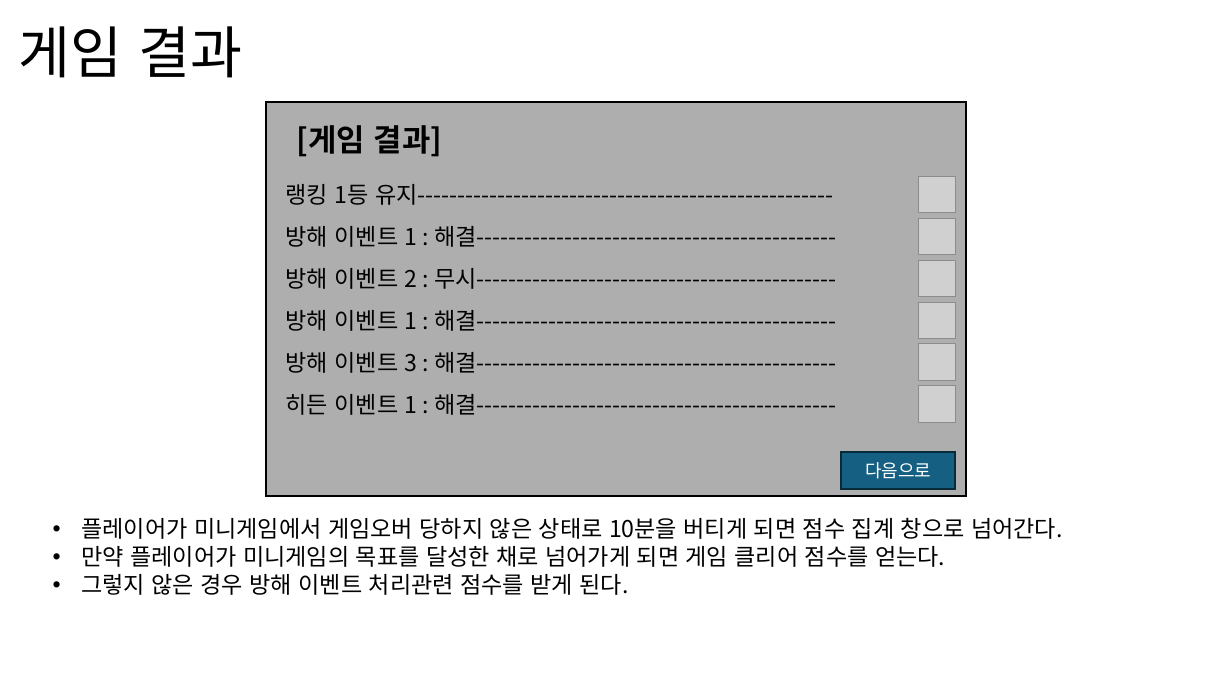
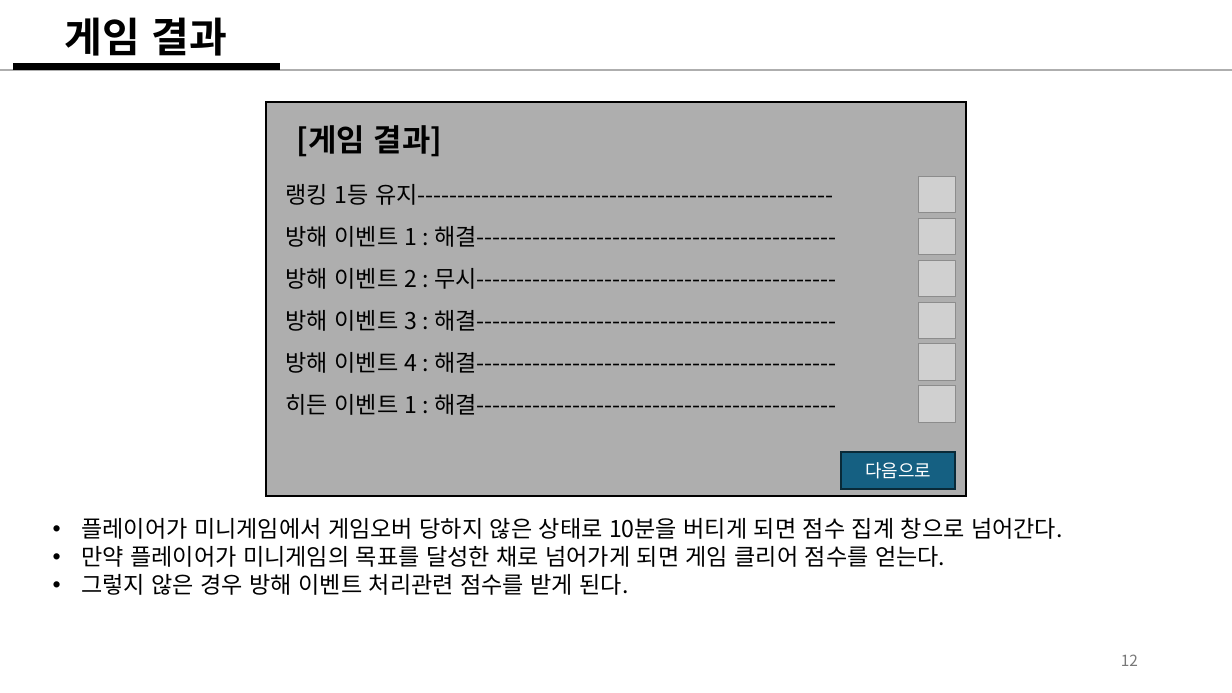
Before and after one commit to weariness00/Mandle_10Minute_Game, a slide deck: slide 12 of document/Please Leave me alone!.pptx (slide 10 before the commit). Drawn at 1232x693 pixels with LibreOffice and Linux fonts; fonts in the diff are those of the drawing; grey boxes stand for pictures. Boxes give left, top, right and bottom in pixels: in the first picture for what was removed or moved away, otherwise in the second. Text is boxed around its words. In the diff, an @@ line names an element or a change of style, - is before the commit and + after.

```diff
--- a/document/Please Leave me alone!.pptx
+++ b/document/Please Leave me alone!.pptx
@@ text "게임 결과" at (65,17,228,56): size 44 to 32 pt, bold on; alignment left to centre @@
@@ line added from (0, 70) to (1232, 70), #AEAEAE 1.5 pt @@
@@ line added from (13, 67) to (280, 67), #000000 6 pt @@
@@ text at (286,310,837,331): text changed @@
-방해 이벤트 1 : 해결---------------------------------------------
+방해 이벤트 3 : 해결---------------------------------------------
@@ text at (286,352,837,373): text changed @@
-방해 이벤트 3 : 해결---------------------------------------------
+방해 이벤트 4 : 해결---------------------------------------------
@@ page number added at (1121,654,1138,666), 12 pt, text #797979 @@
+12
```
Also in this commit, not shown: 17 other slides changed, 2 slides added, 2 slides removed.
